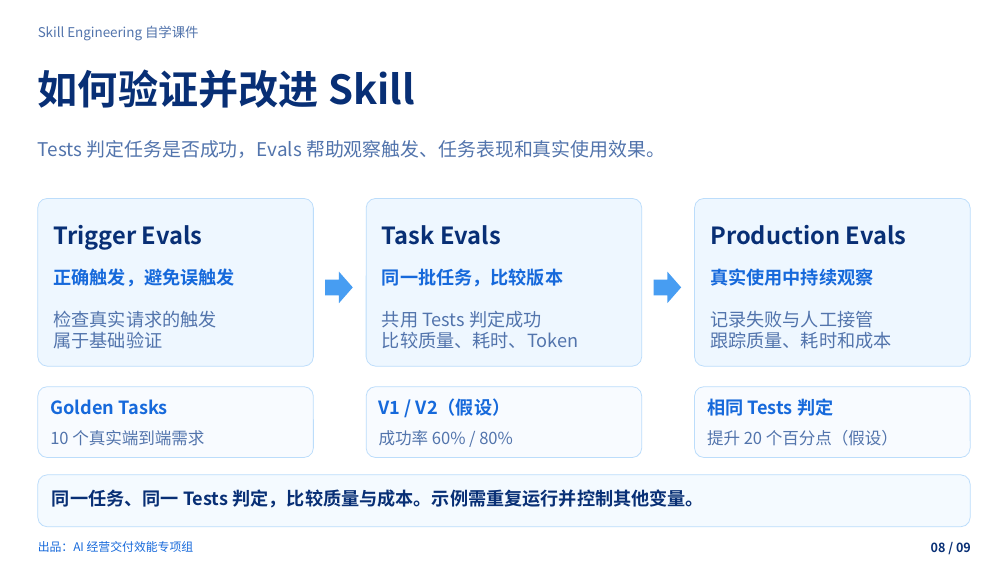
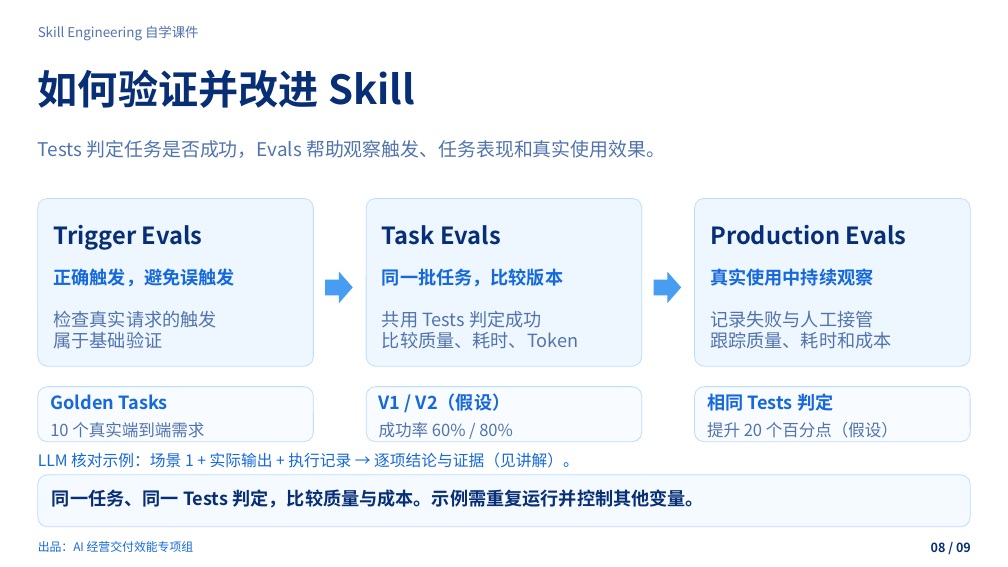
Before and after one commit to zhangjian0410/skill-engineering-guide, a slide deck: slide 8 of dist/downloads/skill-engineering.pptx. Drawn at 1008x567 pixels with LibreOffice and Linux fonts; fonts in the diff are those of the drawing; background and template pictures are left out. Boxes give left, top, right and bottom in pixels: in the first picture for what was removed or moved away, otherwise in the second. Text is boxed around its words. In the diff, an @@ line names an element or a change of style, - is before the commit and + after.

```diff
--- a/dist/downloads/skill-engineering.pptx
+++ b/dist/downloads/skill-engineering.pptx
@@ rounded rectangle: place and size @@
-rounded rectangle at [38, 386, 314, 457]
+rounded rectangle at [38, 386, 314, 442]
@@ rounded rectangle: place and size @@
-rounded rectangle at [366, 386, 642, 457]
+rounded rectangle at [366, 386, 642, 442]
@@ proportions changed in 3 elements at [38, 386, 314, 442], [366, 386, 642, 442], [695, 386, 971, 442] @@
@@ rounded rectangle: place and size @@
-rounded rectangle at [695, 386, 971, 457]
+rounded rectangle at [695, 386, 971, 442]
@@ 3 texts: place and size @@
-3 texts at [50, 398, 833, 416]
+3 texts at [50, 393, 833, 411]
@@ 3 texts: place and size @@
-3 texts at [50, 430, 898, 446]
+3 texts at [50, 422, 898, 438]
@@ text added at [38, 452, 579, 468], 15 pt, text #1669DB @@
+LLM 核对示例：场景 1 + 实际输出 + 执行记录 → 逐项结论与证据（见讲解）。
```
Also in this commit, not shown: 1 other slide changed, 18 other files.
